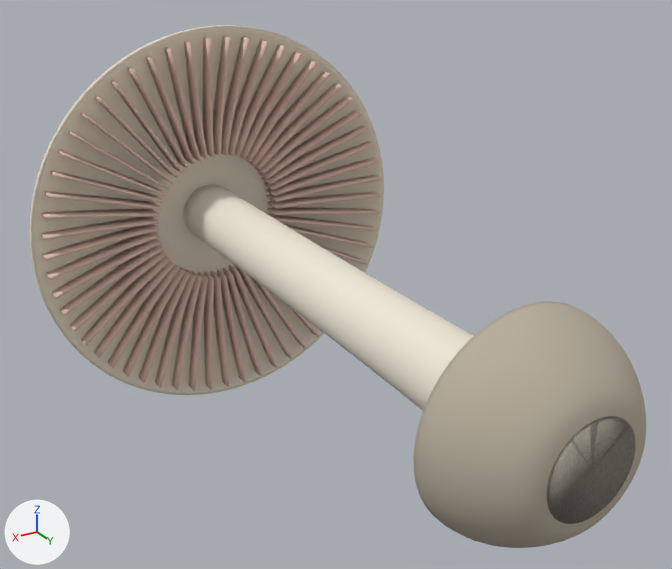
The glTF model public/models/volvariella-volvacea.glb as it was, and as the next commit left it.
The view is the same before and after, from a camera (50 mm lens) standing at (1.89, 3.23, 1.63) and looking at (-0.04, 0.01, 0.02). Lighting does not change. The marker at lower left points along +X, +Y and +Z. The first picture is the older version. Where no turn or scale is listed for an object, it has been applied to the vertices.

In view in the first picture: 'lamellae_gills', 'pileus_cap', 'stipe_stem', 'volva_cup'.
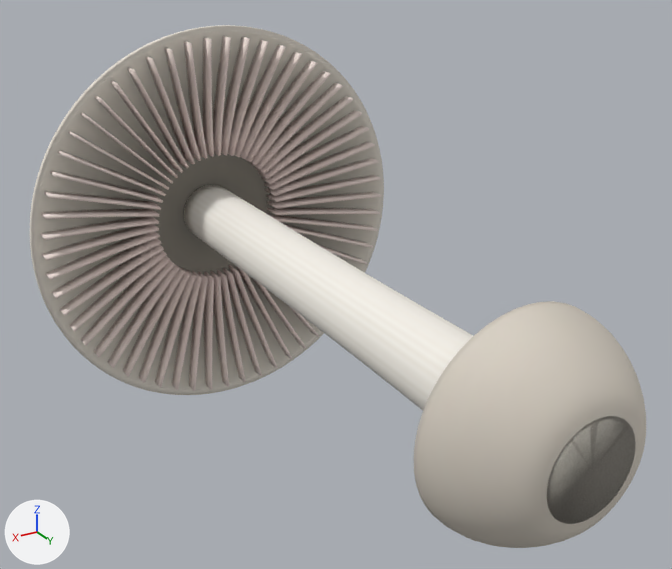
What differs and where, as boxes [x1, y1, x2, y2] in the pictures (672 x 569 px):
'pileus_cap', recoloured
    both: [38, 29, 384, 393]
'lamellae_gills', recoloured
    both: [41, 36, 381, 391]
'volva_cup', recoloured
    both: [414, 301, 646, 548]
'stipe_stem', recoloured
    both: [184, 185, 636, 524]

Edits to the bpy script that builds the scene:
```text
Change mat_material_0:
    where n0 = _N.new('ShaderNodeBsdfPrincipled'); n0.name = 'Principled BSDF'
    remove n0.inputs[0].default_value = (0.808, 0.718, 0.576, 1.0)  # 'Base Color', pale yellow #e8dcc8
    add n2 = _N.new('ShaderNodeVertexColor'); n2.name = 'Color Attribute'
    add _L.new(n2.outputs[0], n0.inputs[0])  # 'Color' to 'Base Color'
Change mat_material_1:
    where n0 = _N.new('ShaderNodeBsdfPrincipled'); n0.name = 'Principled BSDF'
    remove n0.inputs[0].default_value = (0.871, 0.808, 0.686, 1.0)  # 'Base Color', pale yellow #f0e8d8
    add n2 = _N.new('ShaderNodeVertexColor'); n2.name = 'Color Attribute'
    add _L.new(n2.outputs[0], n0.inputs[0])  # 'Color' to 'Base Color'
Change mat_material_2:
    where n0 = _N.new('ShaderNodeBsdfPrincipled'); n0.name = 'Principled BSDF'
    remove n0.inputs[0].default_value = (0.769, 0.541, 0.455, 1.0)  # 'Base Color', beige #e3c2b4
    add n2 = _N.new('ShaderNodeVertexColor'); n2.name = 'Color Attribute'
    add _L.new(n2.outputs[0], n0.inputs[0])  # 'Color' to 'Base Color'
Change me_pileus_cap:
    used by ob_pileus_cap; location = (0.0, -1.073, 0.0)
    remove me_pileus_cap.from_pydata(...)  # 7682 vertices, 15360 faces; spans x -1.0..1.0, y -0.52..0.03, z -1.0..1.0
    add me_pileus_cap.from_pydata(...)  # 6146 vertices, 12288 faces; spans x -1.0..1.0, y -0.52..0.03, z -1.0..1.0
    me_pileus_cap part 1: 236 vertices moved within x -0.97..0.97, y -0.52..0.02, z -0.97..0.97; 5552 vertices removed from x -0.97..0.97, y -0.52..0.02, z -0.97..0.97; 4016 vertices added at x -0.97..0.97, y -0.52..0.02, z -0.97..0.97
Change me_stipe_stem:
    where me_stipe_stem.from_pydata(...)  # 1666 vertices, 3328 faces; spans x -0.18..0.18, y -0.17..2.67, z -0.18..0.18
    used by ob_stipe_stem; location = (0.0, -1.073, 0.0)
    me_stipe_stem part 2: vertex colours changed
Change me_lamellae_gills:
    where me_lamellae_gills.from_pydata(...)  # 1856 vertices, 3480 faces; spans x -0.95..0.95, y -0.15..0.08, z -0.95..0.95
    used by ob_lamellae_gills; location = (0.0, -1.073, 0.0)
    me_lamellae_gills part 3: vertex colours changed
Change me_volva_cup:
    where me_volva_cup.from_pydata(...)  # 1346 vertices, 2688 faces; spans x -0.42..0.42, y 2.306..2.667, z -0.42..0.42
    used by ob_volva_cup; location = (0.0, -1.073, 0.0)
    remove me_volva_cup.materials.append(mat_material_3)  # grey #b8ae9c
    me_volva_cup part 4: vertex colours changed
    add me_volva_cup.materials.append(mat_material_1)
```
